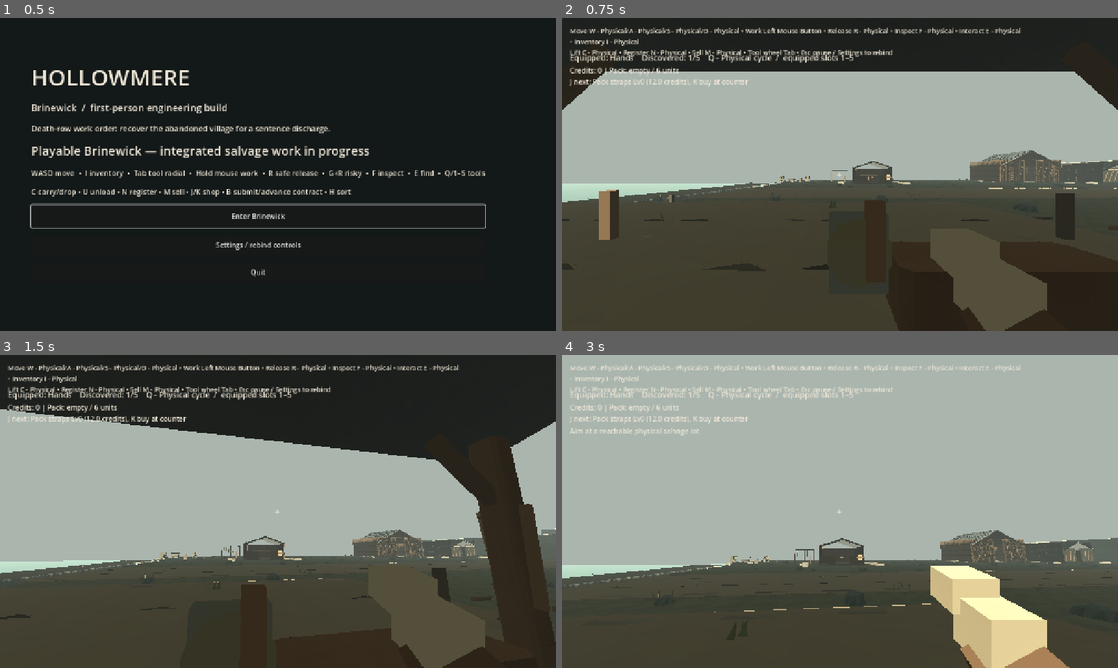
Above: before the commit, frames 1-4 (two rows, left to right).
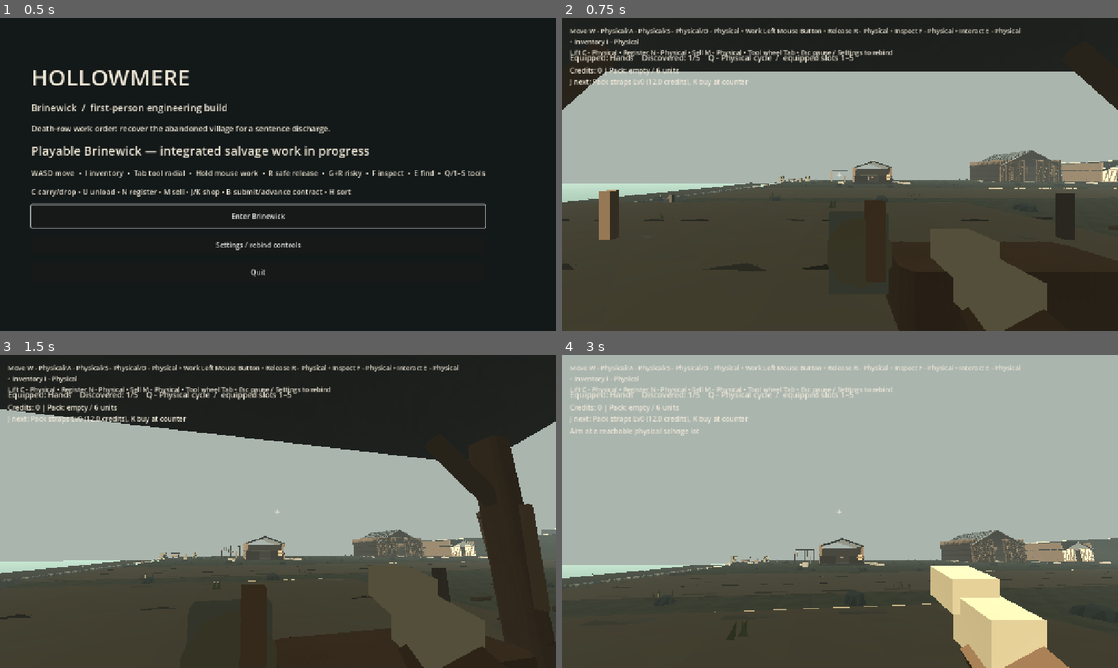
Above: after the commit, the same moments.

Repository: squwillsmith-ship-it/Hollowmere-0.2
Game: Godot game, scene res://scenes/main.tscn
The game is run twice, just before and just after one commit, with the same random seed, the same clock (stepped at 60 frames per second) and the same inputs.
Inputs (mouse positions are in pixels of both pictures, inside the frame that each line leads up to):
- Up to frame 1 (0.5 s): no input
- Up to frame 2 (0.75 s): click "Enter Brinewick" at 0.5 s
- Up to frame 3 (1.5 s): tap Enter at 1.25 s; move the mouse to (305, 511) at 1.27 s; hold W (hm_forward) from 1.28 s (still down); hold E (hm_find_tool) from 1.28 s (still down); click (305, 511) at 1.42 s
- Up to frame 4 (3 s): keep holding W (hm_forward); tap Space (hm_jump) at 1.52, 2.27 s; move the mouse to (812, 511) at 2.02 s; release E (hm_find_tool) at 2.03 s; tap F (hm_inspect) at 2.1 s; move the mouse to (851, 505) at 2.77 s; hold C (hm_lift_place) from 2.78 s (still down)

Frame 1 is identical in both runs. In frame 2, 0.5% of the frame differs, in the area x 52-100%, y 46-53%; in frame 3, 0.4%; in frame 4, 0.6%, in the area x 46-96%, y 60-67%.

Commit message:
feat(g3): assemble six textured GLB model types on original village building owners with engine ownership QA

Diff:
--- a/game/scripts/world/hm_brinewick_sites.gd
+++ b/game/scripts/world/hm_brinewick_sites.gd
@@ -136,6 +136,14 @@
 	roof_finish.build(installation_nodes)
 	set_meta("g3_64_roof_surfaces",roof_finish.owners)
 
+	# G3 model-first facade reconstruction: textured, imported GLB components
+	# are fitted to already-owned structure sections. No new targets/colliders.
+	var complete_facades := HMG3TexturedStructureAssembly.new()
+	complete_facades.name = "G3ModelTextureStructureAssembly"
+	add_child(complete_facades)
+	complete_facades.build(installation_nodes)
+	set_meta("g3_rebuilt_facade_owners", complete_facades.assembled_parts)
+
 	# World discoveries and narrative cues reference existing site markers.
 	for data: Variant in parsed.get("world_discoveries", []):
 		if not (data is Dictionary) or not sites.has(String(data.get("site_id", ""))):
--- /dev/null
+++ b/game/scripts/world/hm_g3_textured_structure_assembly.gd
@@ -0,0 +1,136 @@
+class_name HMG3TexturedStructureAssembly
+extends Node3D
+## G3 model -> materials -> assembled-structure stage.
+## Authored GLB surfaces replace box-based rendering on the ORIGINAL
+## StaticBody3D/HMInspectTarget nodes. Gameplay owners, colliders, positions,
+## support rules, tool tiers, save IDs and narrative are never modified.
+const SPEC: String = "res://data/v1/brinewick_district_builds.json"
+const KIT_ROOT: String = "res://assets/models/g3/kit/"
+const APPROVED_GROUPS: Array[String] = [
+    "harbour/office", "harbour/net_store", "district/mara_home",
+    "district/upper_cottage_cluster_study", "craft/tomas_workshop",
+    "chapel/ordinary_hall", "chapel/schoolroom_wing",
+    "chapel/aldren_study", "service/boatyard_base",
+    "harbour/navigation_light"
+]
+const MATERIAL_PROFILES: Dictionary = {
+    "stone": "stone", "plaster": "lime", "wood": "timber",
+    "wood_dark": "timber", "wood_salt": "timber"
+}
+var finished: bool = false
+var assembled_parts: int = 0
+var removable_owners: int = 0
+var static_owners: int = 0
+var installation_counts: Dictionary = {}
+var owner_names: Dictionary = {}
+var loaded_models: Dictionary = {}
+
+func build(installations: Dictionary) -> void:
+    if finished:
+        return
+    var parsed: Variant = JSON.parse_string(FileAccess.get_file_as_string(SPEC))
+    if not (parsed is Dictionary):
+        push_error("G3 structure assembly requires original district source")
+        return
+    var rows: Variant = parsed.get("installations", null)
+    if not (rows is Array):
+        push_error("G3 assembly cannot read original installations")
+        return
+    for raw: Variant in rows:
+        if not (raw is Dictionary):
+            continue
+        var entry: Dictionary = raw
+        var installation_id: String = String(entry.get("id", ""))
+        if not APPROVED_GROUPS.has(installation_id):
+            continue
+        var group: Node3D = installations.get(installation_id, null) as Node3D
+        if group == null:
+            push_error("G3 model assembly missing original building " + installation_id)
+            continue
+        var count: int = 0
+        for original: Variant in entry.get("geometry", []):
+            if not (original is Dictionary):
+                continue
+            var geometry: Dictionary = original
+            var title: String = String(geometry.get("name", ""))
+            var material: String = String(geometry.get("material", ""))
+            if not _is_structural_face(title, material):
+                continue
+            var size_values: Array = geometry.get("size", [])
+            if size_values.size() != 3:
+                continue
+            var size := Vector3(float(size_values[0]), float(size_values[1]), float(size_values[2]))
+            if size.x <= .05 or size.y <= .05 or size.z <= .05:
+                continue
+            var owner: StaticBody3D = group.get_node_or_null(title) as StaticBody3D
+            if owner == null:
+                push_error("G3 asset has no original physical owner: " + installation_id + "/" + title)
+                continue
+            if owner.has_node("G2WarehousePart") or owner.has_node("G3TexturedFacadeAssembly"):
+                continue
+            var profile: String = String(MATERIAL_PROFILES[material])
+            var axis: String = "x" if size.x < size.z else "z"
+            var source: String = KIT_ROOT + profile + "_wall_" + axis + ".glb"
+            var packed: PackedScene = _get_model(source)
+            if packed == null:
+                push_error("G3 model missing or unimportable: " + source)
+                continue
+            var visual: Node3D = packed.instantiate() as Node3D
+            if visual == null:
+                push_error("G3 model root must be a Node3D: " + source)
+                continue
+            visual.name = "G3TexturedFacadeAssembly"
+            visual.scale = size
+            visual.set_meta("g3_model_source", source)
+            visual.set_meta("g3_original_installation", installation_id)
+            visual.set_meta("g3_noncolliding", true)
+            if owner is HMInspectTarget:
+                var original_part: String = (owner as HMInspectTarget).part_id
+                if original_part != String(geometry.get("removable_part_id", "")):
+                    push_error("G3 refused to bind to a mismatched saved part: " + title)
+                    visual.free()
+                    continue
+                visual.set_meta("g3_saved_owner_part_id", original_part)
+                removable_owners += 1
+            else:
+                visual.set_meta("g3_permanent_existing_owner", true)
+                static_owners += 1
+            # Do not hide G3 hand-fitted story/roof owner details or any
+            # collision: only obsolete box-based visible architectural skins.
+            for old: Node in owner.get_children():
+                if old is MeshInstance3D:
+                    (old as MeshInstance3D).visible = false
+                elif old.name == "ArchitecturalDetail":
+                    (old as Node3D).visible = false
+            owner.add_child(visual)
+            owner_names[installation_id + "/" + title] = true
+            assembled_parts += 1
+            count += 1
+        installation_counts[installation_id] = count
+    finished = true
+    set_meta("g3_original_collider_and_save_schema", true)
+    set_meta("g3_assembled_building_faces", assembled_parts)
+    set_meta("g3_model_assets_used", loaded_models.size())
+
+func _get_model(path: String) -> PackedScene:
+    if loaded_models.has(path):
+        return loaded_models[path] as PackedScene
+    if not ResourceLoader.exists(path):
+        return null
+    var scene: PackedScene = load(path) as PackedScene
+    if scene != null:
+        loaded_models[path] = scene
+    return scene
+
+func _is_structural_face(title: String, material: String) -> bool:
+    if not MATERIAL_PROFILES.has(material):
+        return false
+    var name: String = title.to_lower()
+    for excluded: String in ["roof", "slope", "door", "floor", "ramp", "shelf", "rack", "window", "lantern"]:
+        if name.contains(excluded):
+            return false
+    for token: String in ["wall", "panel", "masonry", "spine", "frame", "stud",
+            "post", "pier", "weatherboard", "lintel", "infill", "studyback"]:
+        if name.contains(token):
+            return true
+    return false
--- /dev/null
+++ b/game/tests/test_g3_model_texture_structure.gd
@@ -0,0 +1,74 @@
+extends SceneTree
+## G3 actual authored GLB ownership in the existing live village.
+## Does not pretend to be a human first-person/Windows visual acceptance test.
+var failures: Array[String] = []
+func _initialize() -> void:
+    call_deferred("_run")
+func check(ok: bool, description: String) -> void:
+    if not ok:
+        failures.append(description)
+        push_error("G3_KIT: " + description)
+func _run() -> void:
+    var world := HMBrinewickBlockout.new()
+    world.spawn_exploration_player = false
+    root.add_child(world)
+    for i: int in range(4):
+        await physics_frame
+    var district: HMBrinewickSites = world.district_sites
+    check(district != null, "Original village district stage persists")
+    if district != null:
+        var facades: HMG3TexturedStructureAssembly = district.get_node_or_null(
+            "G3ModelTextureStructureAssembly") as HMG3TexturedStructureAssembly
+        check(facades != null, "New authored G3 textured models assembled in the real world")
+        if facades != null:
+            check(facades.finished, "Structure assembly finished")
+            check(facades.loaded_models.size() == 6, "Six reusable GLB variants loaded")
+            check(facades.assembled_parts >= 35, "Multiple actual building parts replaced by authored facades")
+            check(facades.removable_owners > 0, "Original removable part owners have textured model visuals")
+            check(facades.static_owners > 0, "Protected static owners have distinct building models")
+            check(facades.assembled_parts ==
+                facades.removable_owners + facades.static_owners,
+                "No independent model owner or new harvesting system")
+            check(facades.installation_counts.size() == 10, "Ten established installations assessed")
+            for key: String in facades.owner_names:
+                var last_slash: int = key.rfind("/")
+                var group_id: String = key.substr(0, last_slash)
+                var part_name: String = key.substr(last_slash + 1)
+                var group: Node3D = district.installation_nodes.get(group_id, null) as Node3D
+                check(group != null, "Original building group still present")
+                if group == null:
+                    continue
+                var body: StaticBody3D = group.get_node_or_null(part_name) as StaticBody3D
+                check(body != null, "Original collider-backed piece still present")
+                if body == null:
+                    continue
+                var model: Node3D = body.get_node_or_null("G3TexturedFacadeAssembly") as Node3D
+                check(model != null and model.get_child_count() > 0,
+                    "GLB render surfaces imported and attached to original owner")
+                check(body.get_node_or_null("CollisionShape3D") != null,
+                    "Previous physical collider retained for player work")
+                if model == null:
+                    continue
+                check(bool(model.get_meta("g3_noncolliding", false)),
+                    "Decorative model adds no physical obstruction")
+                if body is HMInspectTarget:
+                    check(String(model.get_meta("g3_saved_owner_part_id", "")) ==
+                        (body as HMInspectTarget).part_id,
+                        "Dismantling original owner removes decorative GLB with it")
+                var path: String = String(model.get_meta("g3_model_source", ""))
+                check(ResourceLoader.exists(path), "GLB asset comes from real project model library")
+    var catalog := HMCatalog.new()
+    check(catalog.load_all(), "Original gameplay catalogue still loads")
+    var lifecycle := HMPartLifecycle.new()
+    world.add_child(lifecycle)
+    lifecycle.bind_stage(world)
+    check(lifecycle.installed.size() == 345, "All 345 originally saved salvage IDs preserved")
+    check(HMSaveState.validate(catalog, HMSaveState.fresh(catalog)).is_empty(),
+        "Save, campaign and intact/damaged contract unchanged")
+    world.queue_free()
+    await process_frame
+    if failures.is_empty():
+        print("HOLLOWMERE_G3_MODEL_TEXTURE_STRUCTURE_OK owners_preserved=345 models=6")
+        quit(0)
+    else:
+        quit(1)
Not shown, added: docs/G3-MODEL-TEXTURE-STRUCTURE.md
Not shown, changed: tools/test_environment.py
